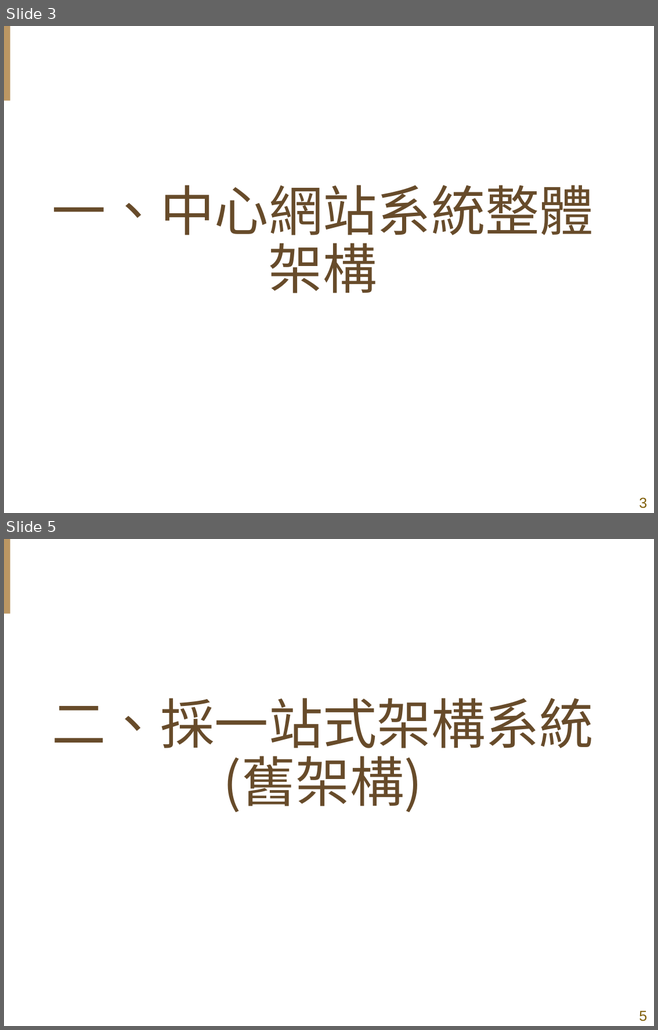
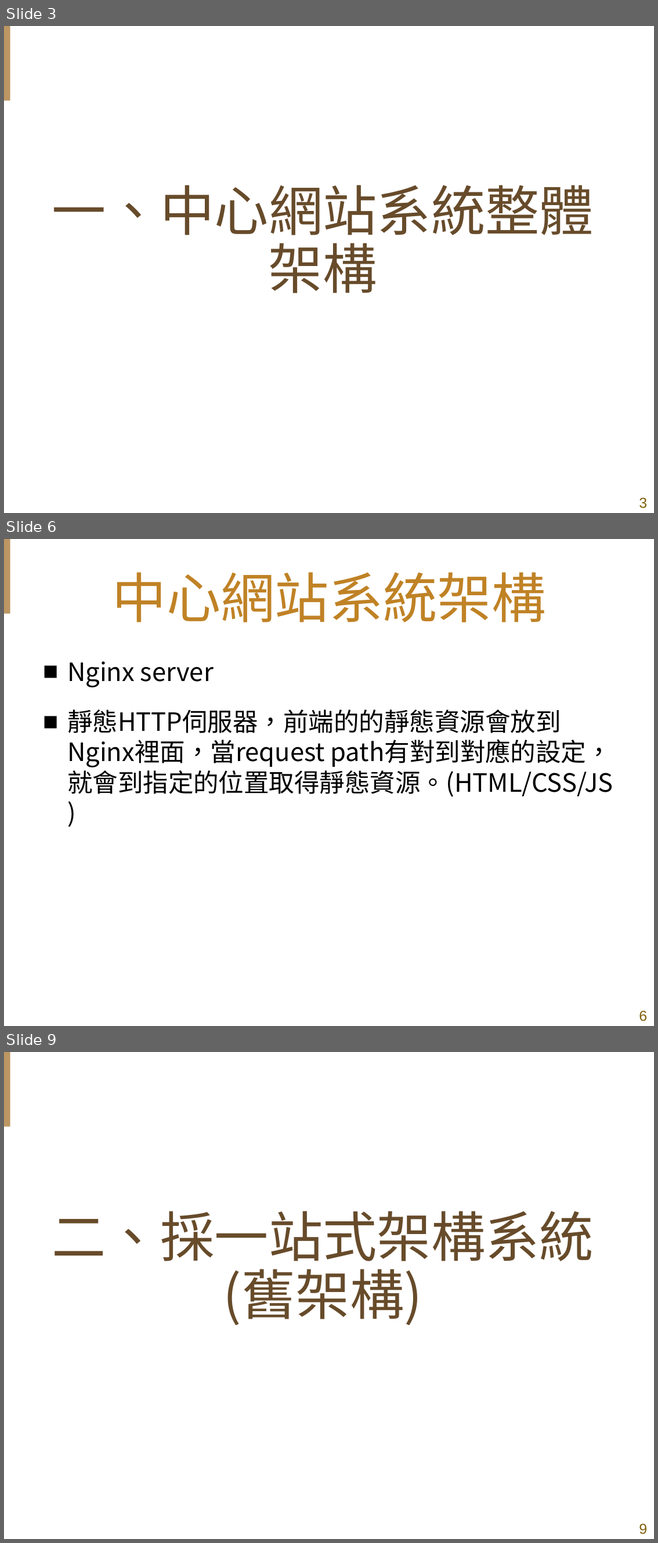
Before and after one commit to shih33/java_atguigu, a slide deck: 期末報告/期末簡報_施詠舜.pptx. Shown one above the other, each under a label of ours: slides 3 and 5 before the commit, slides 3, 6 and 9 after it; the slides between them are not shown. The pictures are 658x1030 and 658x1543 pixels, drawn with LibreOffice and Linux fonts; fonts in the diff are those of the drawing; background and template pictures are left out. Boxes give left, top, right and bottom in pixels: in the first picture for what was removed or moved away, otherwise in the second. Text is boxed around its words. In the diff, an @@ line names an element or a change of style, - is before the commit and + after.

```diff
--- a/期末報告/期末簡報_施詠舜.pptx
+++ b/期末報告/期末簡報_施詠舜.pptx
@@ slide 6 added at [4,539,654,1026], background #FFFFFF; not listed: 2 template elements that a slide beside it also shows @@
@@ title added at [112,572,546,623], 60 pt, text #C08225 @@
+中心網站系統架構
@@ text added at [67,661,613,797], 28 pt, text #000000 @@
+■ Nginx server
+■ 靜態HTTP伺服器，前端的的靜態資源會放到Nginx裡面，當request path有對到對應的設定，就會到指定的位置取得靜態資源。(HTML/CSS/JS)
@@ what was slide 5 is now slide 9 @@
@@ page number at [639,1524,647,1535]: text changed @@
-5
+9
```
Also in this commit, not shown: 3 slides changed, 3 other slides added.
